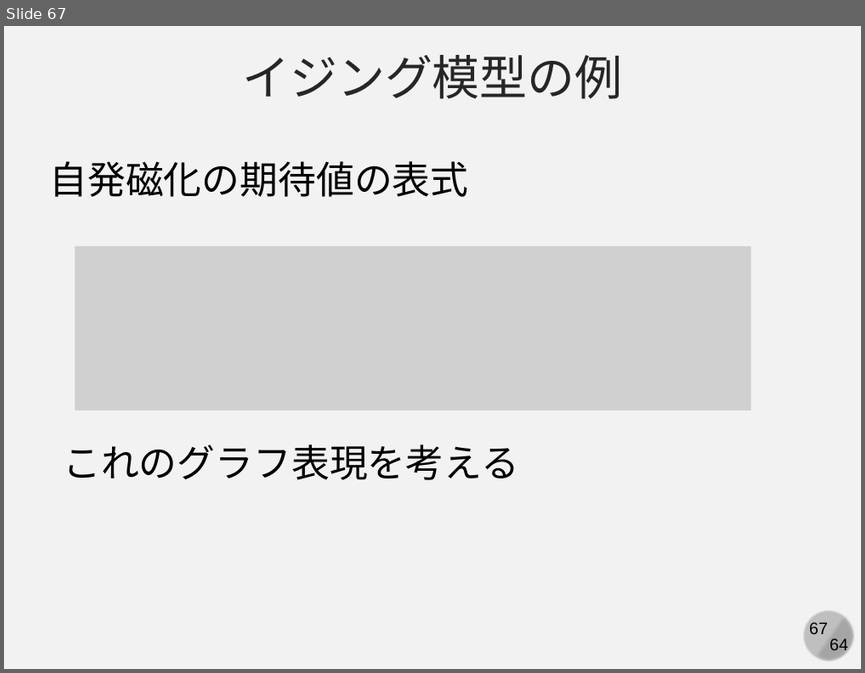
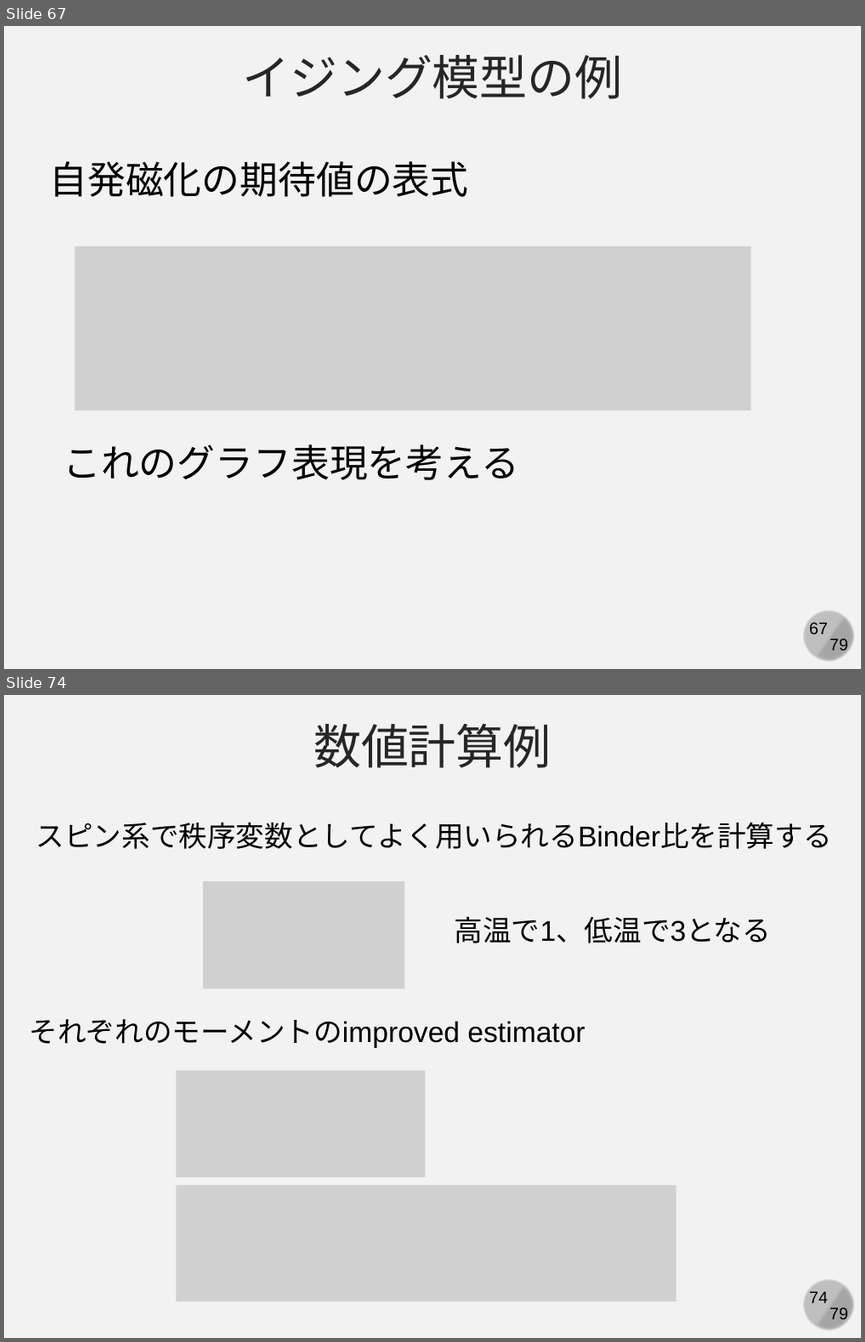
Before and after one commit to kaityo256/simulation_engineering, a slide deck: 04_mc_advanced/simulation04.pptx. Shown one above the other, each under a label of ours: slide 67 before the commit, slides 67 and 74 after it; the slides between them are not shown. The pictures are 865x673 and 865x1342 pixels, drawn with LibreOffice and Linux fonts; fonts in the diff are those of the drawing; grey boxes stand for pictures. Boxes give left, top, right and bottom in pixels: in the first picture for what was removed or moved away, otherwise in the second. Text is boxed around its words. In the diff, an @@ line names an element or a change of style, - is before the commit and + after.

```diff
--- a/04_mc_advanced/simulation04.pptx
+++ b/04_mc_advanced/simulation04.pptx
@@ slide 74 added at (4, 695, 861, 1338), background #F2F2F2; not listed: 4 template elements that a slide beside it also shows @@
@@ text added at (313, 724, 551, 768), 40 pt, text #262626 @@
+数値計算例
@@ text added at (36, 822, 832, 849), 24 pt, text #000000 @@
+スピン系で秩序変数としてよく用いられるBinder比を計算する
@@ picture added at (203, 882, 404, 989) @@
@@ text added at (454, 916, 771, 943), 24 pt, text #000000 @@
+高温で1、低温で3となる
@@ text added at (30, 1019, 585, 1048), 24 pt, text #000000 @@
+それぞれのモーメントのimproved estimator
@@ picture added at (177, 1071, 426, 1176) @@
@@ picture added at (177, 1185, 676, 1302) @@
@@ slide 67 changed as well @@
@@ text at (829, 638, 848, 654): text changed @@
-64
+79
```
Also in this commit, not shown: 67 other slides changed, 10 other slides added, 1 slide removed, 7 other files.
